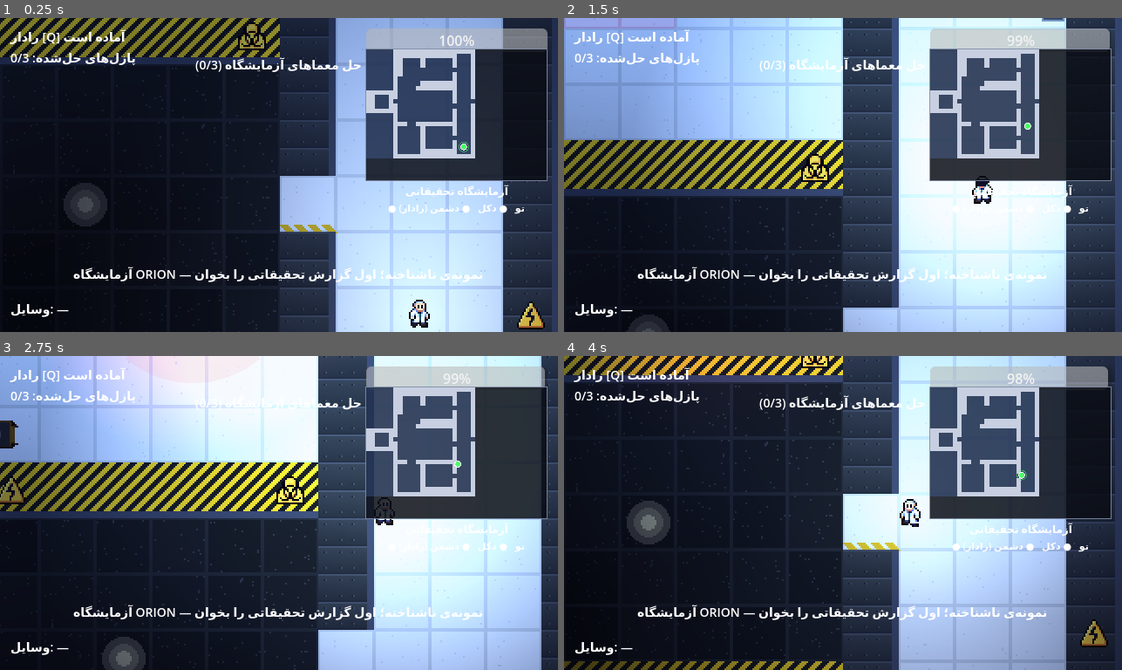
Above: before the commit, frames 1-4 (two rows, left to right).
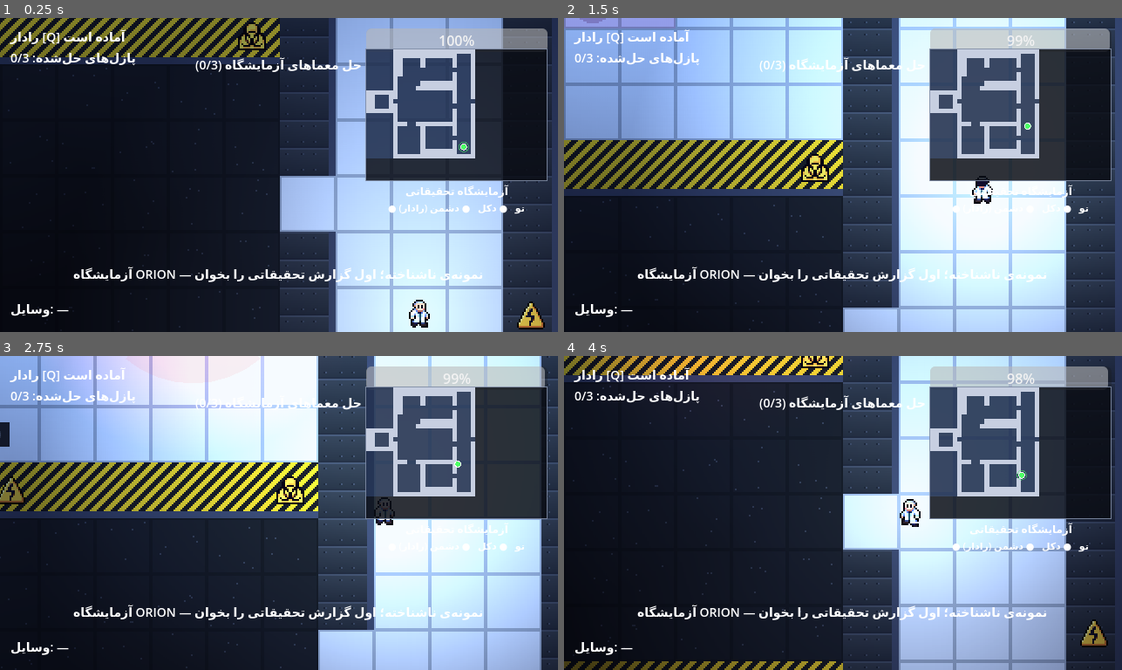
Above: after the commit, the same moments.

Repository: ByteArhkufrda/last-signal
Game: Godot game, scene res://scenes/levels/rooms/laboratory/play_laboratory.tscn
Same seed, same stepped clock (60 frames per second), same inputs: the game is played once before the commit and once after it. This scene is started directly instead of the project's main scene.
Inputs (mouse positions are in pixels of both pictures, inside the frame that each line leads up to):
- Up to frame 1 (0.25 s): no input
- Up to frame 2 (1.5 s): tap Enter at 0.5 s; move the mouse to (815, 237) at 0.52 s; hold W (move_up) 0.53-1.25 s; tap E (interact) at 0.6 s; click (815, 237) at 0.67 s; drag from (1010, 222) to (815, 237) at 1.27 s
- Up to frame 3 (2.75 s): move the mouse to (111, 465) at 2.02 s; hold A (move_left) from 2.03 s (still down); tap E (interact) at 2.1 s
- Up to frame 4 (4 s): release A (move_left) at 2.75 s; drag from (870, 513) to (675, 465) at 2.77 s; move the mouse to (759, 434) at 3.52 s; hold S (move_down) from 3.53 s (still down); tap E (interact) at 3.6 s

The runs differ from the first frame. In frame 1, 2.7% of the frame differs, in the area x 1-91%, y 0-100%; in frame 2, 5.1%, in the area x 0-90%, y 0-100%; in frame 3, 4.6%; in frame 4, 3.4%.

Commit message:
ORION laboratory: exact-match sprites + prop layout
- build_exact_lab.py regenerates space/floor/chamber/vault/monitor
  (grid lines, yellow corner arcs, pink cross+circle, red planet,
  moon, trusses) and three colored lockers
- _build_wall_signs: 4 blue monitors north of hall, 3 lockers in the
  left room, south + corridor vents
- MAP kept as-is: file-2 rows 4-6 would wall off the analyzer
  alcove (12,4..6) and close the (19,4) corridor door

Diff:
--- a/scripts/levels/rooms/laboratory/laboratory.gd
+++ b/scripts/levels/rooms/laboratory/laboratory.gd
@@ -71,6 +71,9 @@
 const SIGN_CAUTION_TEXTURE: Texture2D = preload("res://assets/sprites/laboratory/sign_caution.png")
 const EXTINGUISHER_TEXTURE: Texture2D = preload("res://assets/sprites/laboratory/extinguisher.png")
 const CONTAINER_TEXTURE: Texture2D = preload("res://assets/sprites/laboratory/container_blue.png")
+const LOCKER_BLUE_TEXTURE: Texture2D = preload("res://assets/sprites/laboratory/locker_blue.png")
+const LOCKER_RED_TEXTURE: Texture2D = preload("res://assets/sprites/laboratory/locker_red.png")
+const LOCKER_GREEN_TEXTURE: Texture2D = preload("res://assets/sprites/laboratory/locker_green.png")
 const CHAIR_TEXTURE: Texture2D = preload("res://assets/sprites/laboratory/chair.png")
 const DESK_TEXTURE: Texture2D = preload("res://assets/sprites/laboratory/desk.png")
 const MONITOR_TEXTURE: Texture2D = preload("res://assets/sprites/laboratory/monitor.png")
@@ -495,11 +498,19 @@
 		[SIGN_ELECTRIC_TEXTURE, Vector2(752, 688), "ElectricCorridorBottom"],
 		[EXTINGUISHER_TEXTURE, Vector2(592, 80), "FireExtinguisher"],
 		[CONTAINER_TEXTURE, Vector2(48, 400), "BlueContainer"],
+		[LOCKER_BLUE_TEXTURE, Vector2(80, 368), "LockerBlueLeft"],
+		[LOCKER_RED_TEXTURE, Vector2(112, 368), "LockerRedLeft"],
+		[LOCKER_GREEN_TEXTURE, Vector2(144, 368), "LockerGreenLeft"],
 		[DESK_TEXTURE, Vector2(272, 272), "ControlDesk"],
 		[CHAIR_TEXTURE, Vector2(272, 336), "Wheelchair"],
-		[MONITOR_TEXTURE, Vector2(400, 208), "MonitorRow"],
+		[MONITOR_TEXTURE, Vector2(400, 304), "BlueMonitor1"],
+		[MONITOR_TEXTURE, Vector2(432, 304), "BlueMonitor2"],
+		[MONITOR_TEXTURE, Vector2(464, 304), "BlueMonitor3"],
+		[MONITOR_TEXTURE, Vector2(496, 304), "BlueMonitor4"],
 		[VENT_TEXTURE, Vector2(144, 336), "FloorVentLeft"],
 		[VENT_TEXTURE, Vector2(656, 240), "FloorVentCorridor"],
+		[VENT_TEXTURE, Vector2(336, 464), "FloorVentSouth"],
+		[VENT_TEXTURE, Vector2(272, 432), "HallSouthVent"],
 		[CRYSTAL_TEXTURE, Vector2(240, 368), "PurpleGlow"],
 	]
 	for s in signs:
Binary file changed: assets/sprites/laboratory/chamber_lab.png
Binary file changed: assets/sprites/laboratory/floor_lab.png
Binary file added: assets/sprites/laboratory/locker_blue.png
Not shown, added: assets/sprites/laboratory/locker_blue.png.import
Binary file added: assets/sprites/laboratory/locker_green.png
Not shown, added: assets/sprites/laboratory/locker_green.png.import
Binary file added: assets/sprites/laboratory/locker_red.png
Not shown, added: assets/sprites/laboratory/locker_red.png.import
Binary file changed: assets/sprites/laboratory/monitor.png
Binary file changed: assets/sprites/laboratory/space_lab.png
Binary file changed: assets/sprites/laboratory/vault_lab.png
